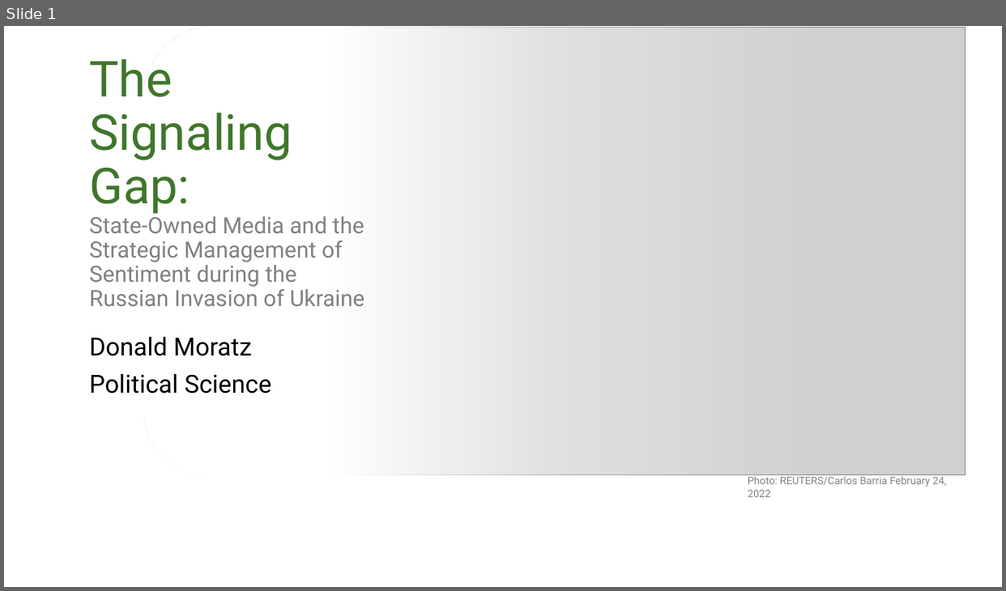
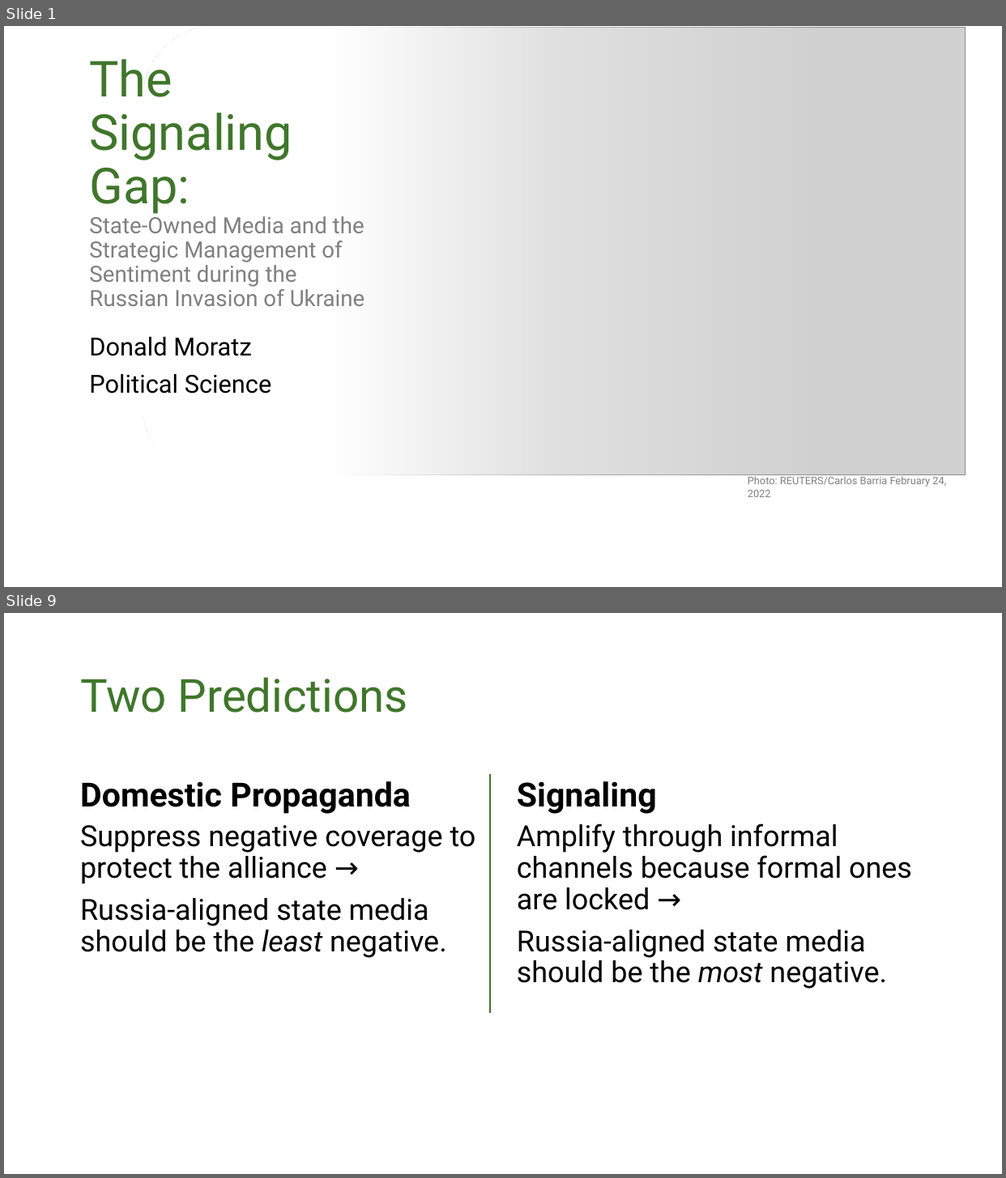
Before and after one commit to dmoratz/russia_sentiment_paper, a slide deck: writing/presentations/moratz_pgt.pptx. Shown one above the other, each under a label of ours: slide 1 before the commit, slides 1 and 9 after it; the slides between them are not shown. The pictures are 1006x591 and 1006x1178 pixels, drawn with LibreOffice and Linux fonts; fonts in the diff are those of the drawing; grey boxes stand for pictures; background and template pictures are left out. Boxes give left, top, right and bottom in pixels: in the first picture for what was removed or moved away, otherwise in the second. Text is boxed around its words. In the diff, an @@ line names an element or a change of style, - is before the commit and + after.

```diff
--- a/writing/presentations/moratz_pgt.pptx
+++ b/writing/presentations/moratz_pgt.pptx
@@ slide 9 added at box(4, 613, 1002, 1174), background picture (left out) @@
@@ title added at box(80, 677, 408, 713), 44 pt, text #3F762B @@
+Two Predictions
@@ text added at box(80, 781, 411, 814), 32 pt, text #000000, bold @@
+Domestic Propaganda
@@ line added from (490, 775) to (490, 1013), #3F762B 2 pt @@
@@ text added at box(517, 781, 657, 814), 32 pt, text #000000, bold @@
+Signaling
@@ text added at box(80, 825, 476, 958), 28 pt, text #000000 @@
+Suppress negative coverage to protect the alliance →
+Russia-aligned state media should be the least negative.
@@ text added at box(517, 824, 912, 989), 28 pt, text #000000 @@
+Amplify through informal channels because formal ones are locked →
+Russia-aligned state media should be the most negative.
```
Also in this commit, not shown: 2 slides changed, 8 other slides added, 8 other files.
